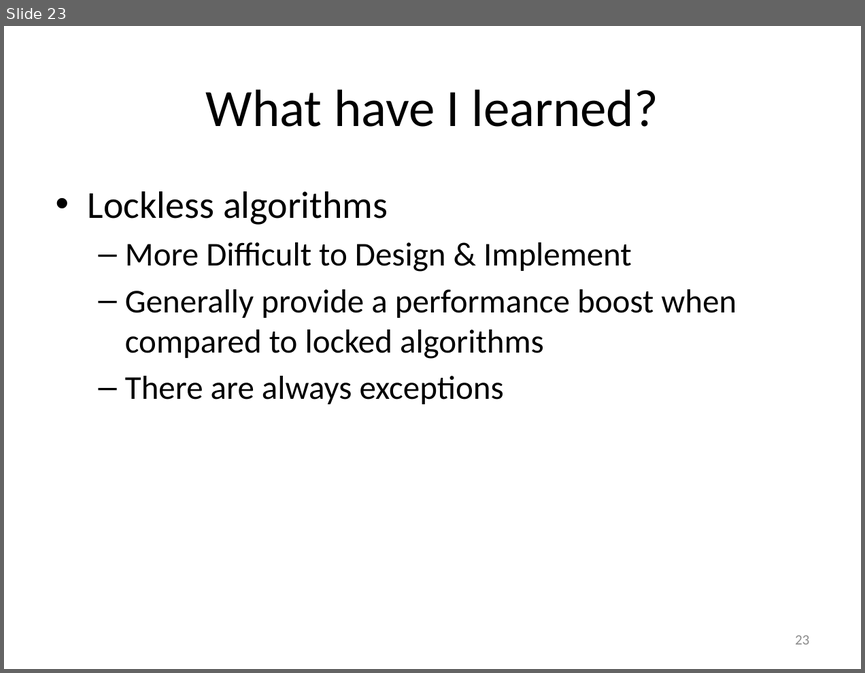
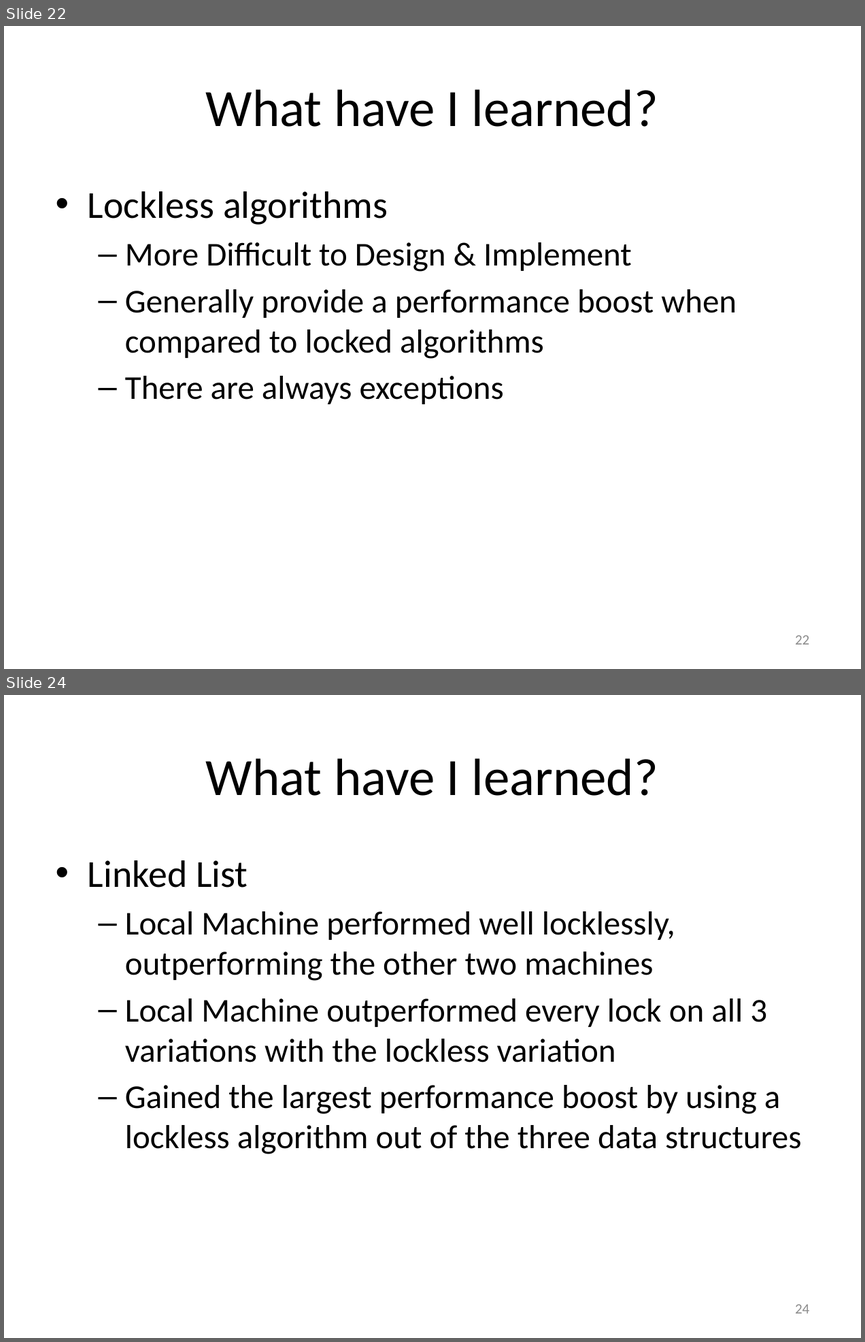
Before and after one commit to gibsonma/FYP, a slide deck: Report/FYP_Presentation.pptx. Shown one above the other, each under a label of ours: slide 23 before the commit, slides 22 and 24 after it; the slides between them are not shown. The pictures are 865x673 and 865x1342 pixels, drawn with LibreOffice and Linux fonts; fonts in the diff are those of the drawing. Boxes give left, top, right and bottom in pixels: in the first picture for what was removed or moved away, otherwise in the second. Text is boxed around its words. In the diff, an @@ line names an element or a change of style, - is before the commit and + after.

```diff
--- a/Report/FYP_Presentation.pptx
+++ b/Report/FYP_Presentation.pptx
@@ slide 24 added at <box>4,695,861,1338</box>, background #FFFFFF @@
@@ title added at <box>206,758,658,796</box>, 44 pt, text #000000 @@
+What have I learned?
@@ text added at <box>88,860,801,1154</box>, 28 pt, text #000000 @@
+• Linked List
+  – Local Machine performed well locklessly, outperforming the other two machines
+  – Local Machine outperformed every lock on all 3 variations with the lockless variation
+  – Gained the largest performance boost by using a lockless algorithm out of the three data structures
@@ page number added at <box>795,1304,809,1313</box>, 12 pt, text #8C8C8C @@
+24
@@ what was slide 23 is now slide 22 @@
@@ page number at <box>795,635,809,644</box>: text changed @@
-23
+22
```
Also in this commit, not shown: 6 slides changed, 1 other slide added, 1 slide removed, 14 other files.
